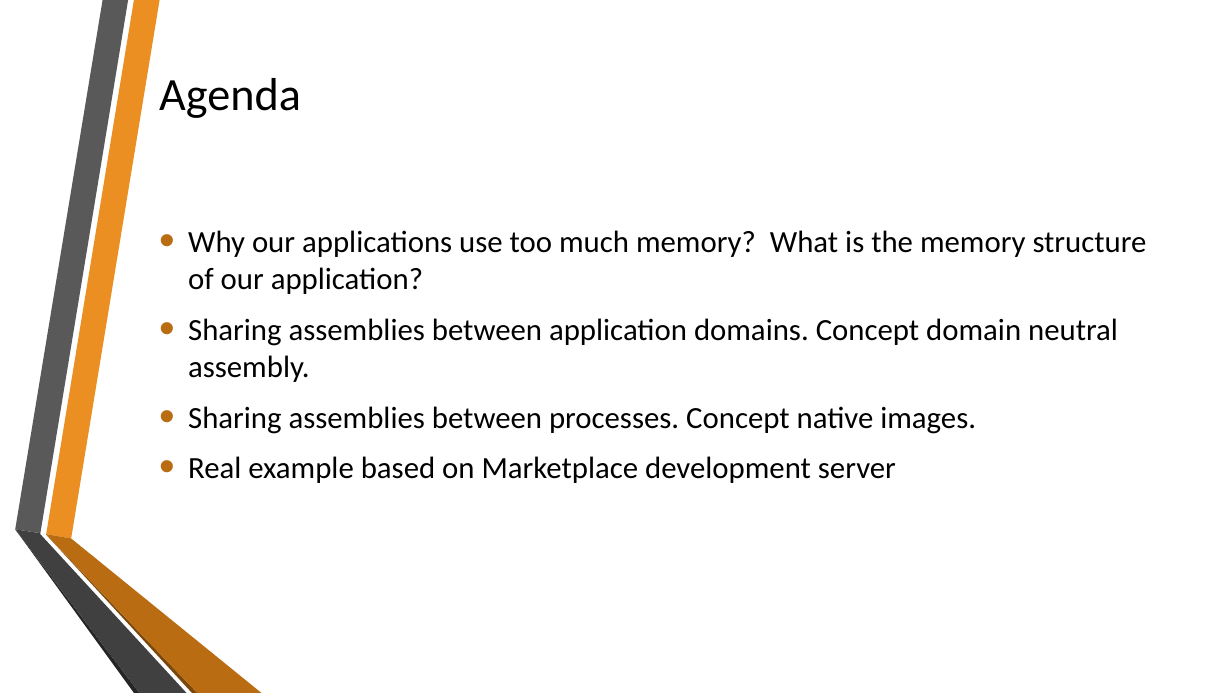
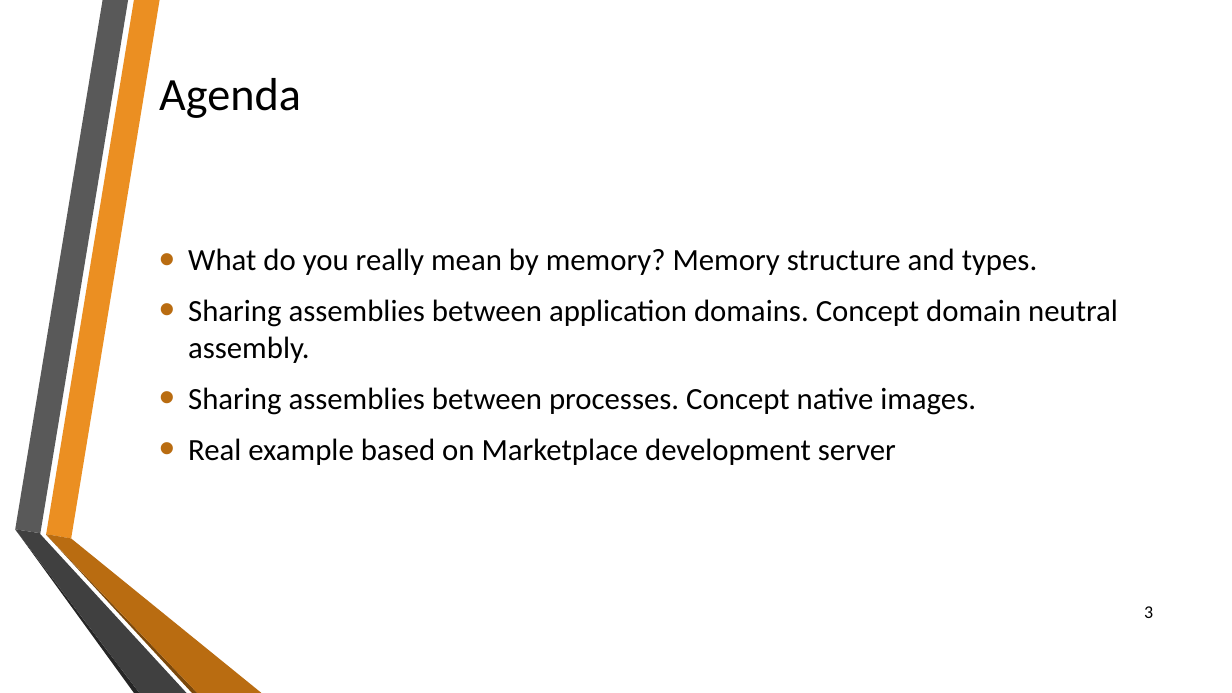
Before and after one commit to sflusov/IISSharingAssemblies, a slide deck: slide 3 of presentation/Sharing common assemblies.pptx. Drawn at 1232x693 pixels with LibreOffice and Linux fonts; fonts in the diff are those of the drawing; background and template pictures are left out. Boxes give left, top, right and bottom in pixels: in the first picture for what was removed or moved away, otherwise in the second. Text is boxed around its words. In the diff, an @@ line names an element or a change of style, - is before the commit and + after.

Commit message:
More details description of memory structure and types

```diff
--- a/presentation/Sharing common assemblies.pptx
+++ b/presentation/Sharing common assemblies.pptx
@@ text at (188,248,1038,275): text changed @@
-• Why our applications use too much memory? What is the memory structure of our application?
+• What do you really mean by memory? Memory structure and types.
@@ page number added at (1144,606,1153,618), 14 pt, text #000000 @@
+3
```
Also in this commit, not shown: 9 other slides changed, 3 slides added, 1 slide removed.
